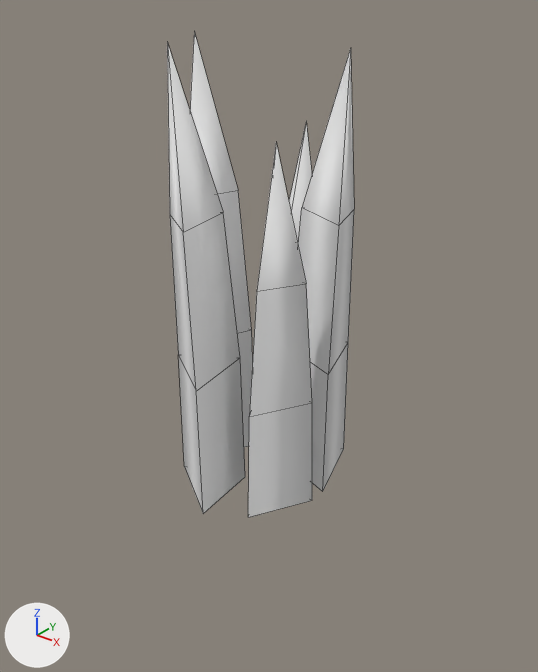
An edit to the FBX model Assets/- Asset Store/Custom/Blocks/Lush/TopGrassTuftSmall.fbx, drawn before and after from the same camera.
Before and after are seen from a 50 mm camera at (0.288, -0.349, 0.304) aimed at (0.028, -0.023, 0.102). Lighting does not change. The marker at lower left points along +X, +Y and +Z. Mesh edges are drawn as thin lines. Objects named as collision shapes, trigger or cutter boxes, shadow casters or lower levels of detail are left out. Where no turn or scale is listed for an object, it has been applied to the vertices.

The first picture shows 'TopGrassTuftSmall_LOD0'.
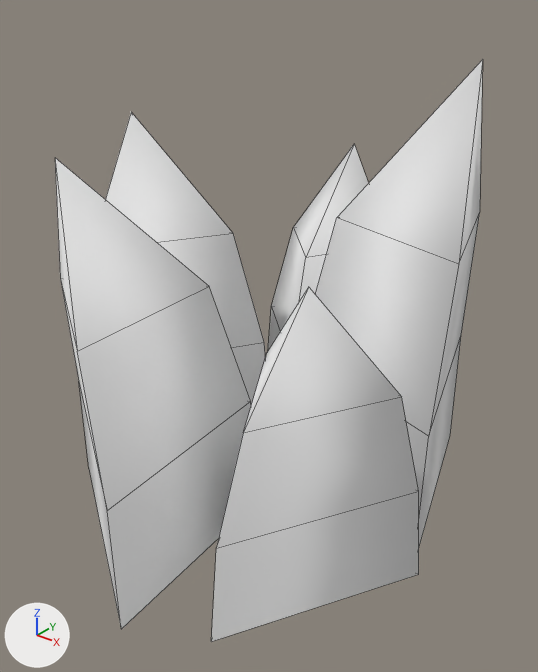
What differs and where, as boxes (x1, y1, x2, y2) in the pictures (538 x 672 px; the box of a moved part takes in the faces that stretch with it):
```json
{"object": "TopGrassTuftSmall_LOD0", "change": "reshaped", "before": [167, 31, 354, 517], "after": [55, 59, 483, 642], "on screen": "128% wider, 20% taller"}
{"part": 1, "of": "me_plane_129", "change": "moved or reshaped", "before": [190, 31, 253, 447], "after": [106, 112, 265, 404]}
{"part": 2, "of": "me_plane_129", "change": "moved or reshaped", "before": [289, 123, 312, 243], "after": [268, 144, 368, 350]}
{"part": 3, "of": "me_plane_129", "change": "moved or reshaped", "before": [248, 143, 312, 517], "after": [211, 287, 419, 642]}
{"part": 4, "of": "me_plane_129", "change": "moved or reshaped", "before": [167, 42, 245, 513], "after": [55, 158, 251, 629]}
{"part": 5, "of": "me_plane_129", "change": "moved or reshaped", "before": [298, 48, 354, 491], "after": [315, 59, 483, 546]}
```

Edits to the scene script, one JSON object a line:
```json
{"block": "me_plane_129", "where": "me_plane_129.from_pydata(...)  # 50 vertices, 45 faces; spans x -0.061..0.059, y -0.068..0.056, z -0.018..0.273"}
{"block": "me_plane_129", "where": "# used by ob_topgrasstuftsmall_lod0; location = (0.0, 0.0, 0.0)"}
{"block": "me_plane_129", "change": "me_plane_129 part 1: the loose piece of 10 vertices spanning x -0.061..-0.016, y -0.025..0.027, z -0.018..0.273 is scaled about its middle by (2.75, 2.75, 0.802), then moved by (-0.036, -0.01, -0.025)"}
{"block": "me_plane_129", "change": "me_plane_129 part 2: the loose piece of 10 vertices spanning x -0.028..0.016, y 0.022..0.056, z -0.014..0.219 is scaled about its middle by (2.75, 2.75, 0.891), then moved by (-0.008, 0.035, -0.011)"}
{"block": "me_plane_129", "change": "me_plane_129 part 3: the loose piece of 10 vertices spanning x 0.019..0.059, y -0.055..-0.015, z -0.015..0.226 is scaled about its middle by (2.75, 2.75, 0.802), then moved by (0.056, -0.055, -0.021)"}
{"block": "me_plane_129", "change": "me_plane_129 part 4: the loose piece of 10 vertices spanning x -0.039..0.008, y -0.068..-0.02, z -0.018..0.272 is scaled about its middle by (2.75, 2.75, 0.81), then moved by (-0.007, -0.058, -0.024)"}
{"block": "me_plane_129", "change": "me_plane_129 part 5: the loose piece of 10 vertices spanning x 0.013..0.057, y 0.0..0.053, z -0.017..0.268 is scaled about its middle by (2.75, 2.75, 0.99), then moved by (0.046, 0.02, -0.001)"}
```
